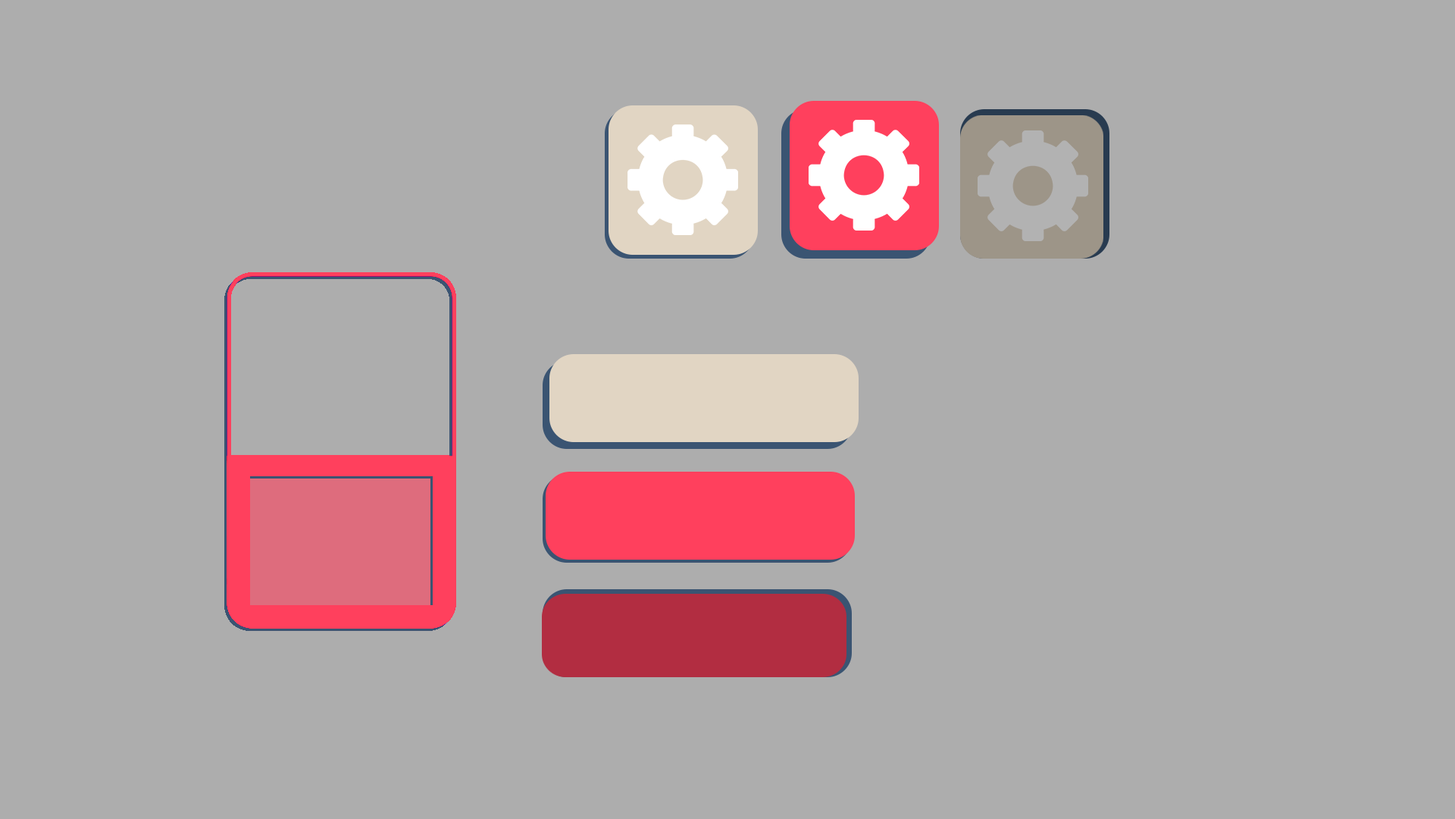
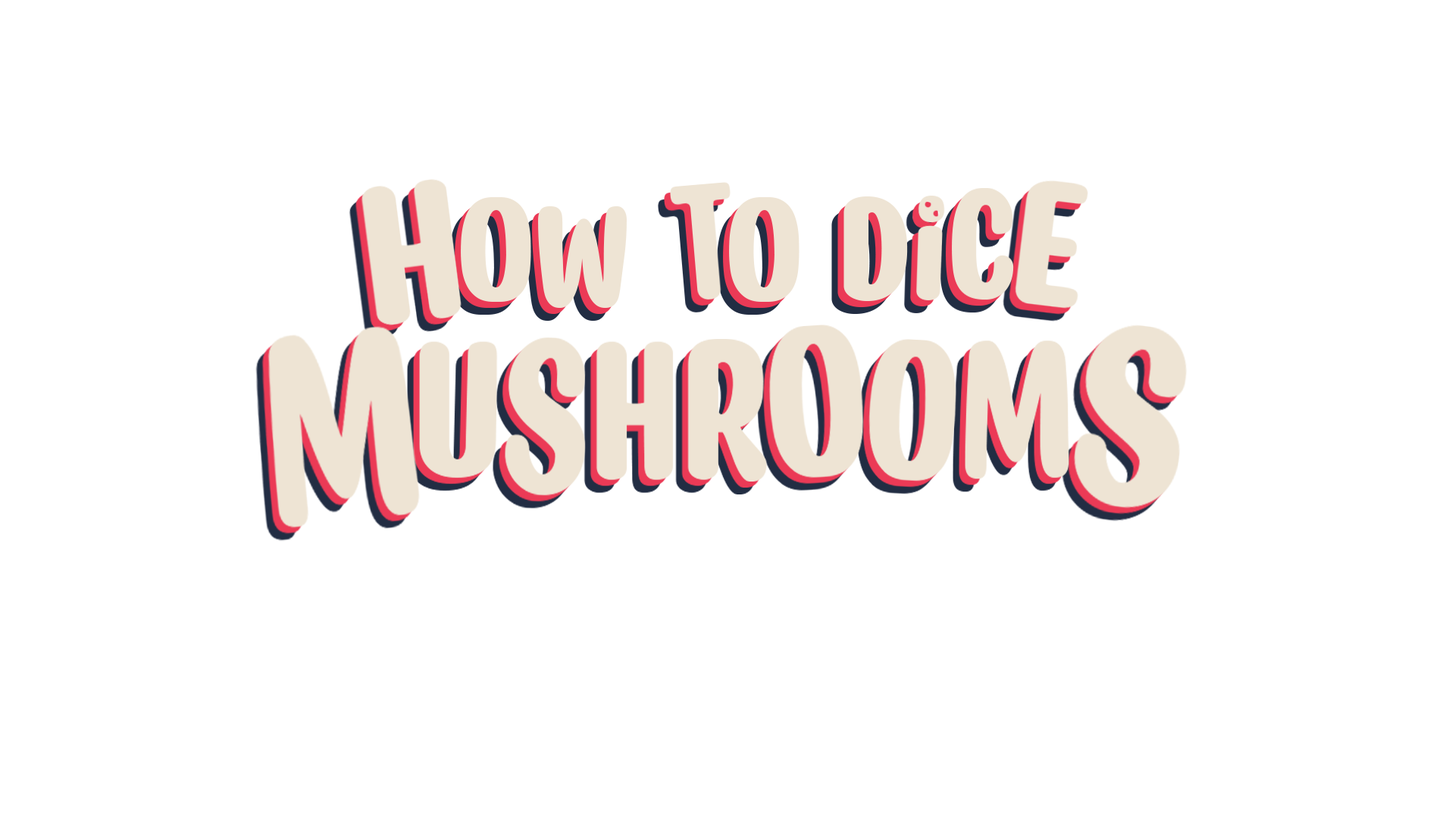
Two versions of the same layered image (1455 x 819). Layer-by-layer changes:
added group "Groupe 2" with 16 layers above "HEAL" over [255, 178, 1189, 542]
added group "MUSHROOMS" with 3 layers in group "Groupe 2" over [255, 323, 1189, 542]
added layer "how to dice mushrooms copie" (1st of 2, in "Groupe 2" › "MUSHROOMS") in group "MUSHROOMS" over [267, 323, 1189, 529]
added layer "how to dice mushrooms copie" (2nd of 2, in "Groupe 2" › "MUSHROOMS") in group "MUSHROOMS" over [261, 329, 1183, 535]
added layer "how to dice mushrooms" in group "MUSHROOMS" over [255, 336, 1177, 542]
added group "HOW" with 3 layers in group "Groupe 2" over [348, 178, 627, 339]
added layer "Calque 21" in group "HOW" over [360, 178, 627, 326]
added layer "Calque 18" in group "HOW" over [354, 184, 621, 332]
added layer "Calque 15" in group "HOW" over [348, 191, 615, 339]
added group "DICE" with 3 layers in group "Groupe 2" over [831, 179, 1089, 322]
added layer "Calque 23" in group "DICE" over [843, 179, 1089, 309]
added layer "Calque 20" in group "DICE" over [837, 185, 1083, 315]
added layer "Calque 17" in group "DICE" over [831, 192, 1077, 322]
hid group "Save_bouton" (7 layers) over [457, 353, 1221, 718]
hid "Rectangle 1 copie 2" (2nd of 3, in "Save_bouton") over [549, 353, 859, 442]
hid "Rectangle 1 copie 2" (3rd of 3, in "Save_bouton") over [542, 360, 852, 449]
hid "Calque 12" (2nd of 2, in "Save_bouton") over [457, 538, 1221, 718]
hid "Rectangle 1 copie 3" (1st of 2, in "Save_bouton") over [541, 593, 847, 677]
hid "Rectangle 1 copie 3" (2nd of 2, in "Save_bouton") over [542, 588, 852, 677]
hid "Rectangle 1" (2nd of 2, in "Save_bouton") over [545, 471, 856, 560]
hid "Rectangle 1 copie" over [542, 474, 852, 563]
hid "CASE CHOIX" over [224, 272, 457, 631]
hid "Calque 3" over [0, 0, 1455, 819]
hid "Arrière-plan" over [0, 0, 1455, 819]
…and 7 more changes (4 added, 3 visibility)
